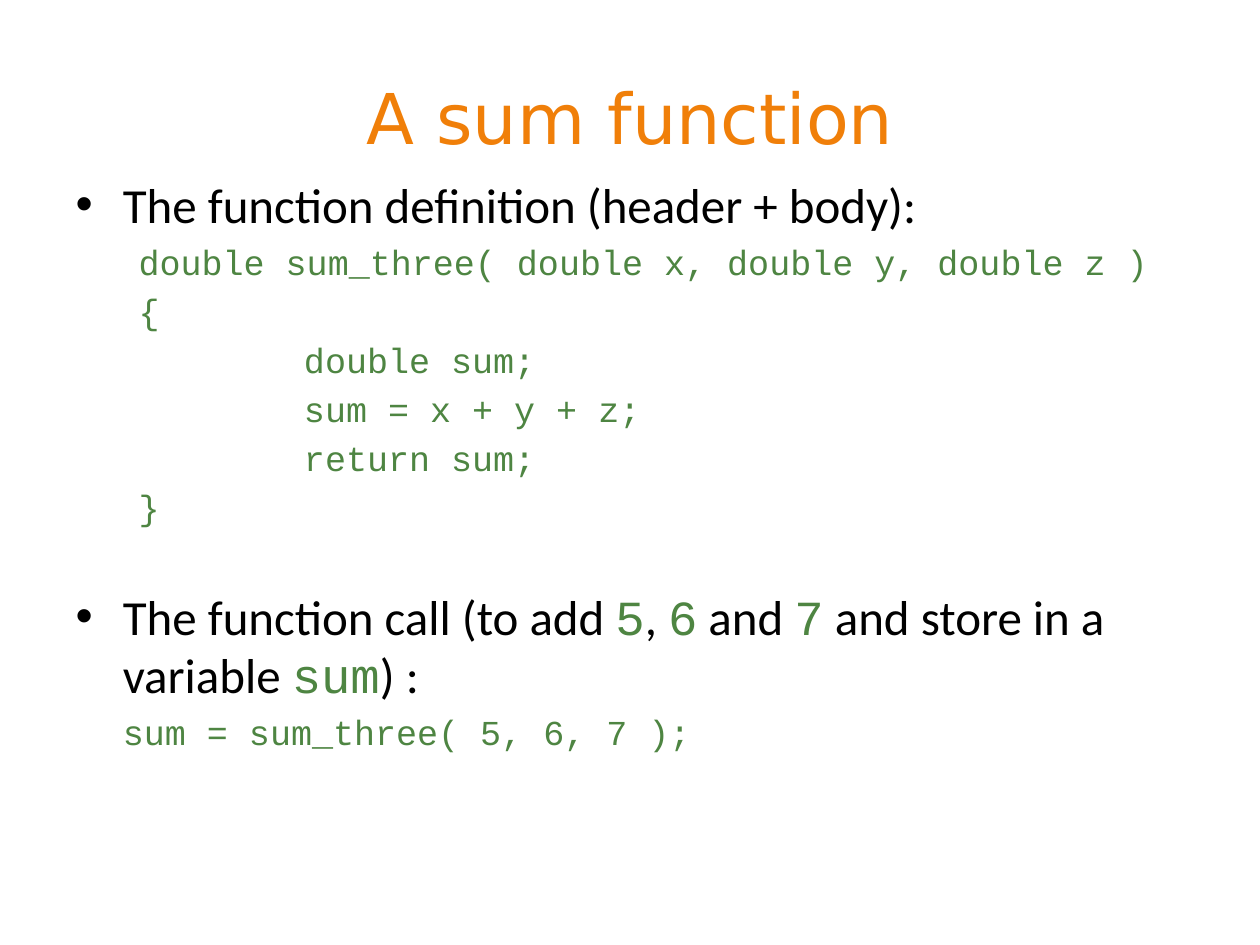
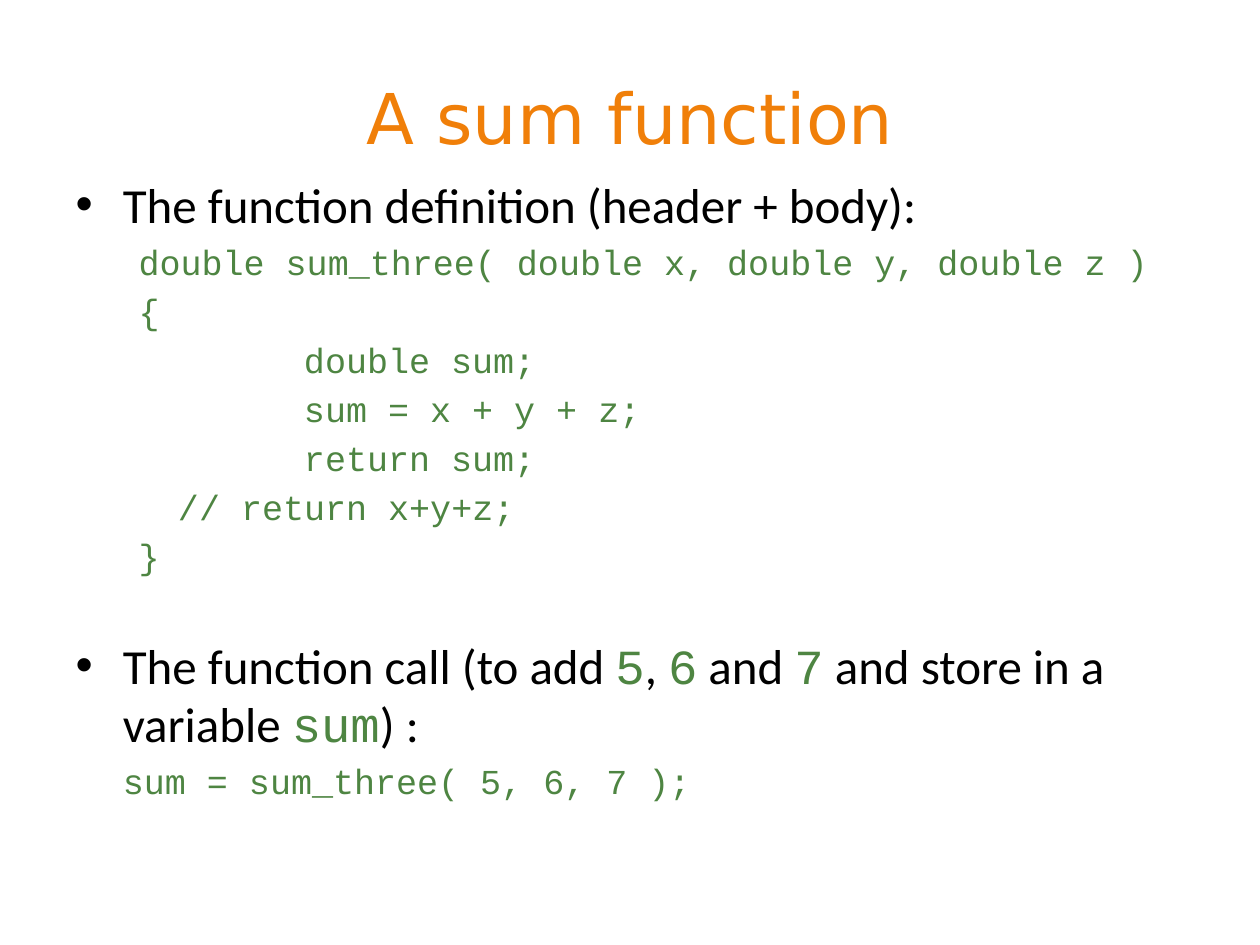
Before and after one commit to BeiyuLinCS/beiyulin.github.io, a slide deck: slide 10 of teach/spring_21/1370/slides/week6_2.pptx. Drawn at 1260x945 pixels with LibreOffice and Linux fonts; fonts in the diff are those of the drawing. Boxes give left, top, right and bottom in pixels: in the first picture for what was removed or moved away, otherwise in the second. Text is boxed around its words. In the diff, an @@ line names an element or a change of style, - is before the commit and + after.

```diff
--- a/teach/spring_21/1370/slides/week6_2.pptx
+++ b/teach/spring_21/1370/slides/week6_2.pptx
@@ text at [241, 496, 514, 528]: paragraph added @@
+  // return x+y+z;
```
Also in this commit, not shown: 1 other slide changed, 6 slides added, 12 other files.
